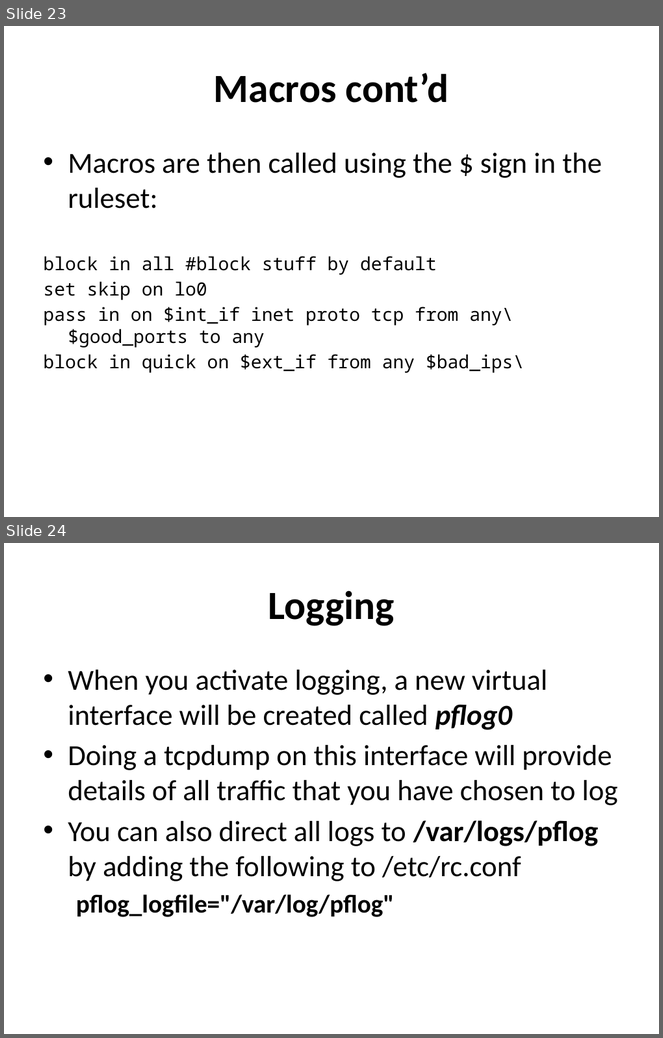
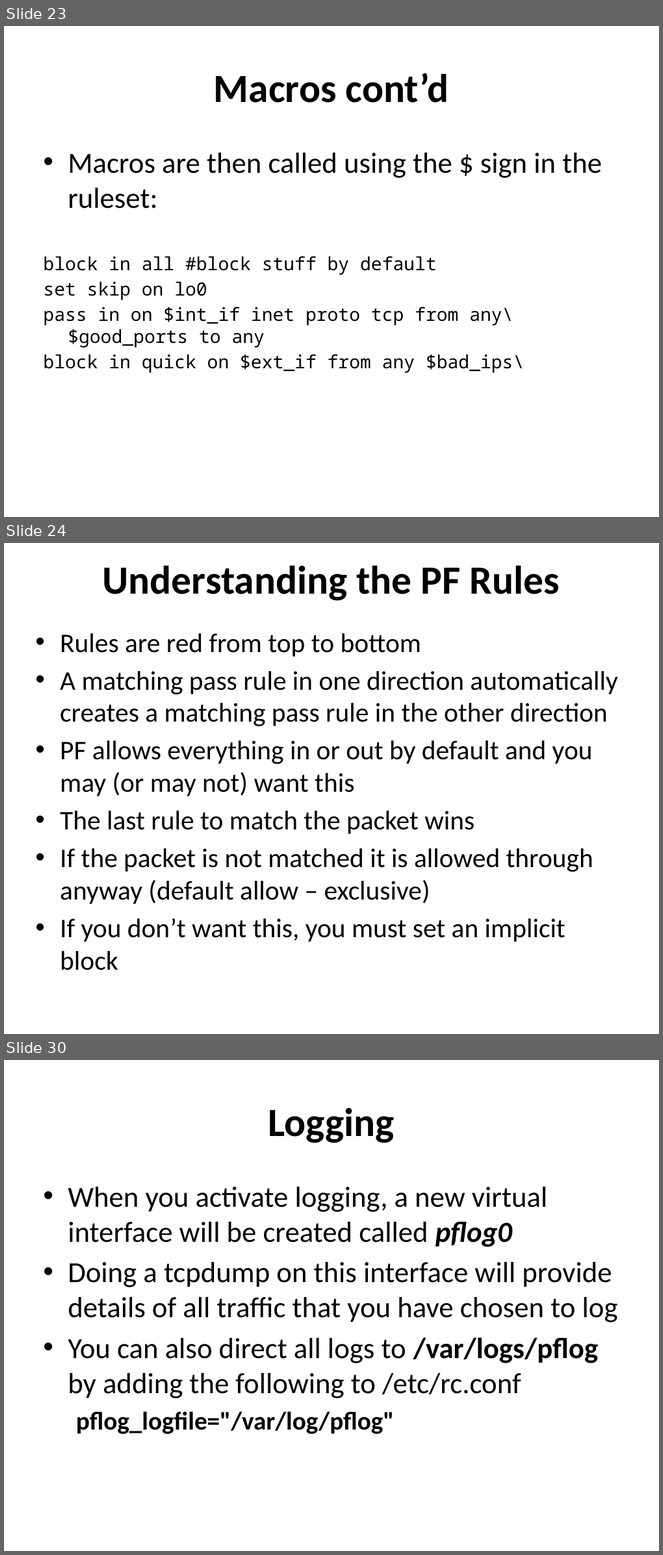
Before and after one commit to afnog/sse, a slide deck: firewalls/Firewalling in FreeBSD-v1.pptx. Shown one above the other, each under a label of ours: slides 23 and 24 before the commit, slides 23, 24 and 30 after it; the slides between them are not shown. The pictures are 663x1038 and 663x1555 pixels, drawn with LibreOffice and Linux fonts; fonts in the diff are those of the drawing. Boxes give left, top, right and bottom in pixels: in the first picture for what was removed or moved away, otherwise in the second. Text is boxed around its words. In the diff, an @@ line names an element or a change of style, - is before the commit and + after.

```diff
--- a/firewalls/Firewalling in FreeBSD-v1.pptx
+++ b/firewalls/Firewalling in FreeBSD-v1.pptx
@@ slide 24 added at <box>4,543,659,1034</box>, background #FFFFFF @@
@@ title added at <box>103,565,560,601</box>, 44 pt, text #000000, bold @@
+Understanding the PF Rules
@@ text added at <box>60,633,618,971</box>, 29.6 pt, text #000000 @@
+• Rules are red from top to bottom
+• A matching pass rule in one direction automatically creates a matching pass rule in the other direction
+• PF allows everything in or out by default and you may (or may not) want this
+• The last rule to match the packet wins
+• If the packet is not matched it is allowed through anyway (default allow – exclusive)
+• If you don’t want this, you must set an implicit block
@@ what was slide 24 is now slide 30 @@
```
Also in this commit, not shown: 5 other slides added.
